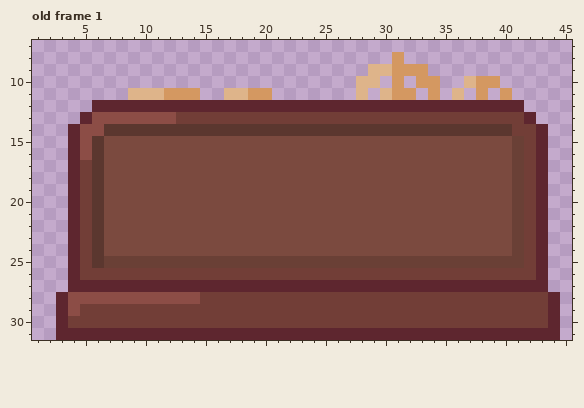
Pixel-art file: GMTK-2024/Assets/Assets/Sprites/Clock/Clock.aseprite. The first picture shows the starting point.
48x32 pixels, 1 frame. Shown: old frame 1: x 1..45, y 7..31. The commit also changed other frames, which this record leaves out.
After:
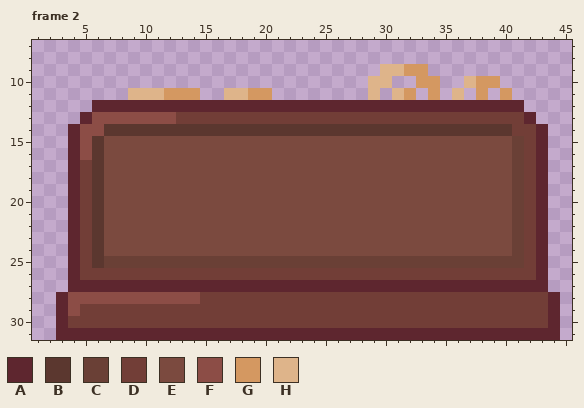
Palette (. is transparent): A #5e262f  B #5b372f  C #6a4036  D #723e37  E #7b4a3f  F #8c4d46  G #d49861  H #deb48a
A new or re-ordered frame is compared with the old frame closest to it.
Changes in this commit:
frames 1 -> 4
--- frame 2 is new; against old frame 1, layer "Layer 2"
@@ x 26..33 @@
  7 ........
- 8 .....G..
- 9 ...HHGGG
-10 ..HH.G.G
-11 ..H.HGG.
+ 8 ........
+ 9 ....HHGG
+10 ...HH..G
+11 ...H.HG.
 12 AAAAAAAA
Where, in picture pixels (left, top, right, bottom), the same in both pictures:
changed: (356, 52, 404, 100)
